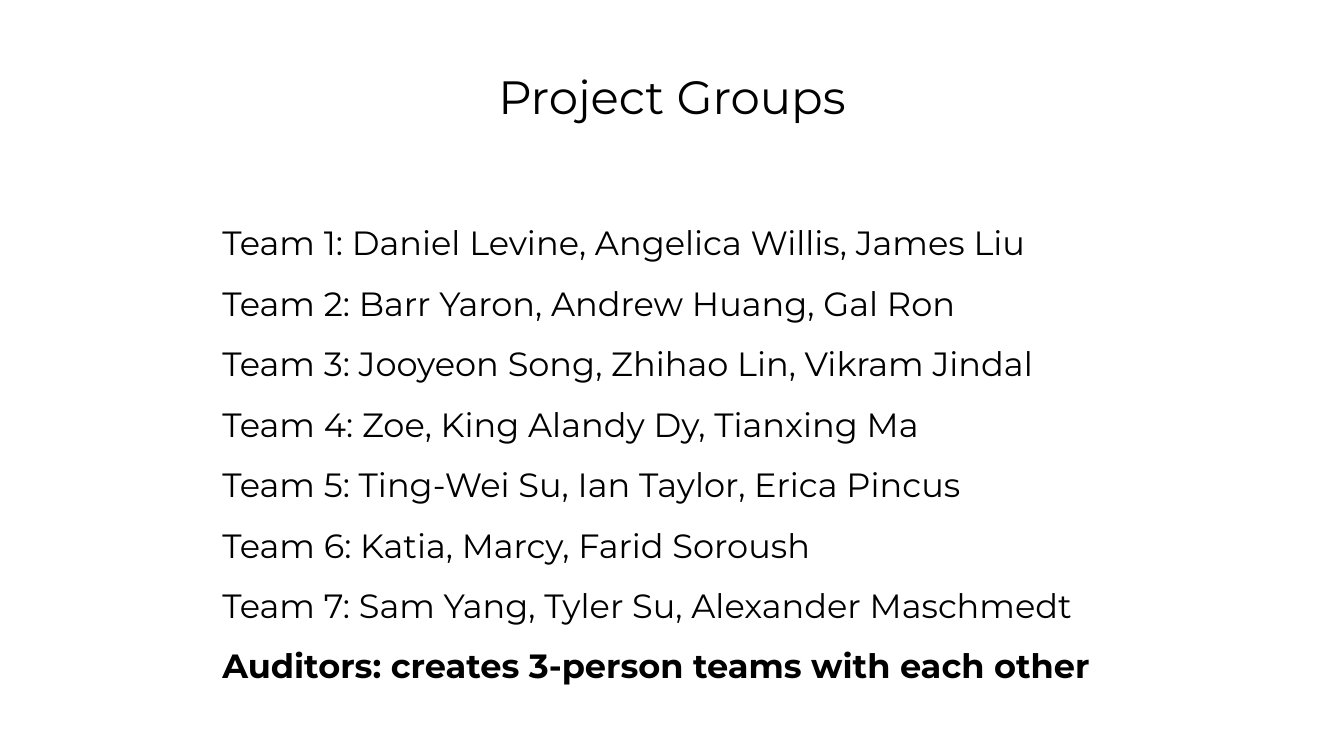
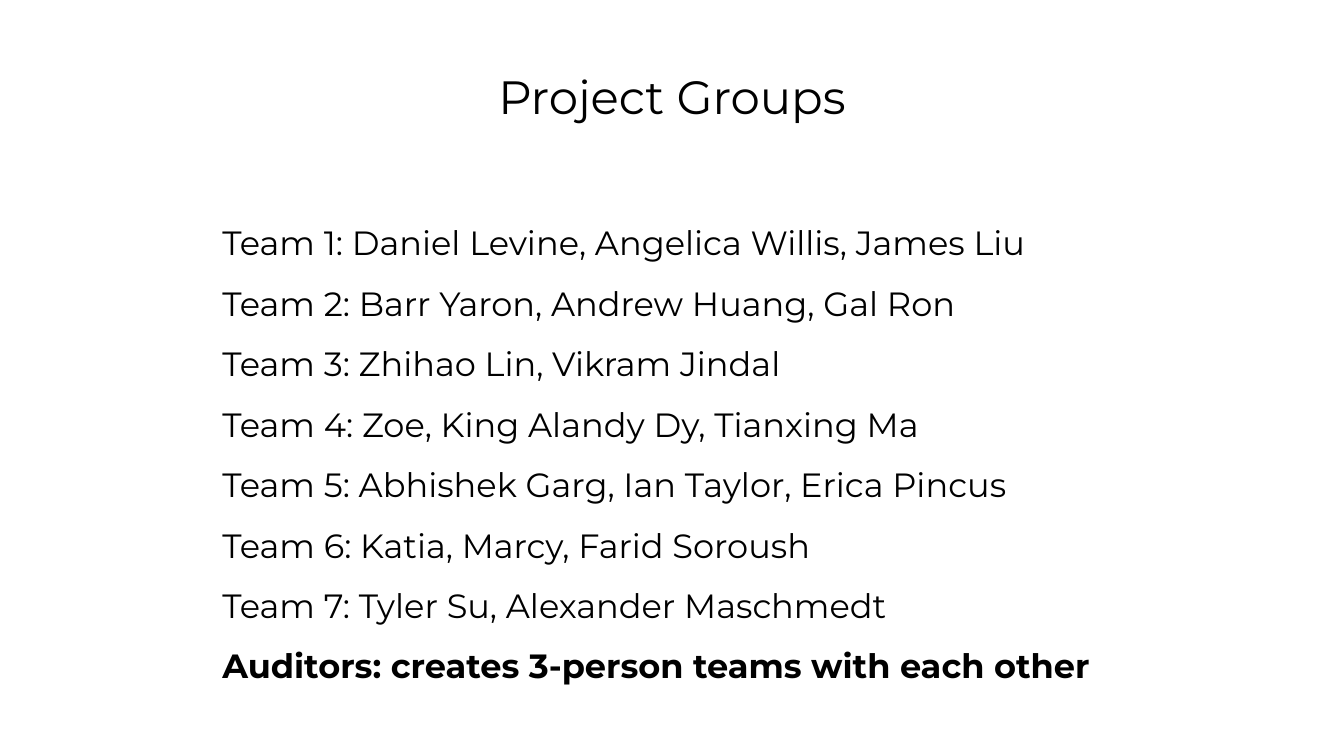
Before and after one commit to designing-ml/designwith_ml, a slide deck: slide 25 of assets/docs/Content_Filtering_Wikipedia.pptx. Drawn at 1344x756 pixels with LibreOffice and Linux fonts; fonts in the diff are those of the drawing; background and template pictures are left out. Boxes give left, top, right and bottom in pixels: in the first picture for what was removed or moved away, otherwise in the second. Text is boxed around its words. In the diff, an @@ line names an element or a change of style, - is before the commit and + after.

Commit message:
updated wiki slides

```diff
--- a/assets/docs/Content_Filtering_Wikipedia.pptx
+++ b/assets/docs/Content_Filtering_Wikipedia.pptx
@@ text at (222, 351, 780, 381): text changed @@
-Team 3: Jooyeon Song, Zhihao Lin, Vikram Jindal
+Team 3: Zhihao Lin, Vikram Jindal
@@ text at (222, 472, 1006, 504): text changed @@
-Team 5: Ting-Wei Su, Ian Taylor, Erica Pincus
+Team 5: Abhishek Garg, Ian Taylor, Erica Pincus
@@ text at (222, 593, 886, 625): text changed @@
-Team 7: Sam Yang, Tyler Su, Alexander Maschmedt
+Team 7: Tyler Su, Alexander Maschmedt
```
